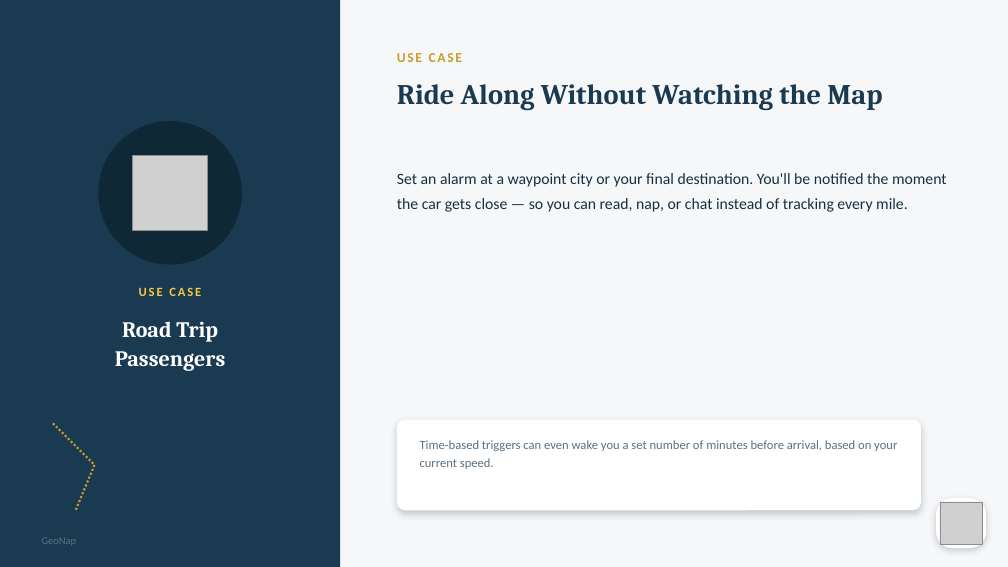
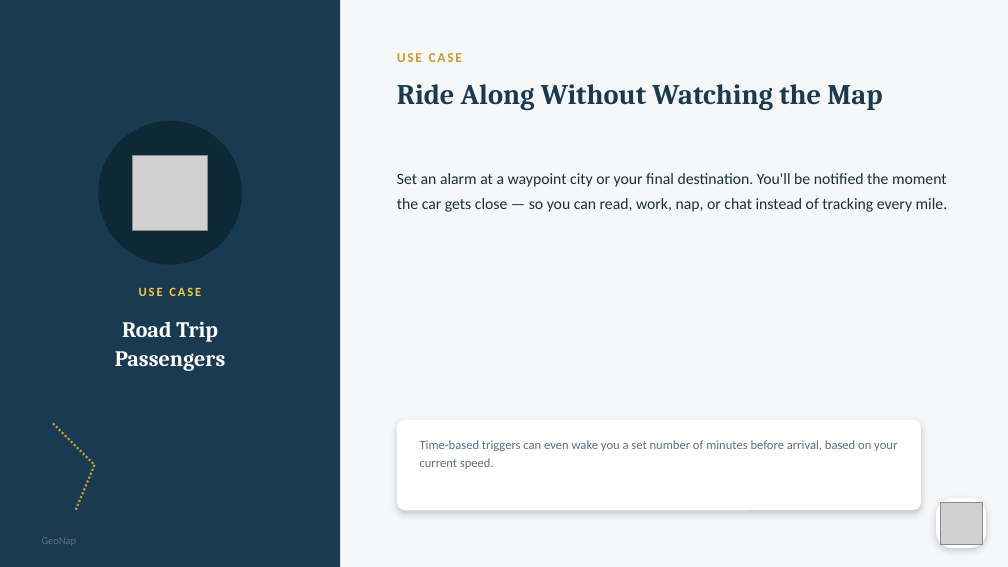
Before and after one commit to rmbartis/GeoNap, a slide deck: slide 10 of docs/GeoNap Presentations/GeoNap_Marketing_Deck.pptx. Drawn at 1008x567 pixels with LibreOffice and Linux fonts; fonts in the diff are those of the drawing; grey boxes stand for pictures. Boxes give left, top, right and bottom in pixels: in the first picture for what was removed or moved away, otherwise in the second. Text is boxed around its words. In the diff, an @@ line names an element or a change of style, - is before the commit and + after.

```diff
--- a/docs/GeoNap Presentations/GeoNap_Marketing_Deck.pptx
+++ b/docs/GeoNap Presentations/GeoNap_Marketing_Deck.pptx
@@ text at <box>397,173,948,212</box>: text changed @@
-Set an alarm at a waypoint city or your final destination. You'll be notified the moment the car gets close — so you can read, nap, or chat instead of tracking every mile.
+Set an alarm at a waypoint city or your final destination. You'll be notified the moment the car gets close — so you can read, work, nap, or chat instead of tracking every mile.
```
Also in this commit, not shown: 3 other slides changed, 3 other files.
